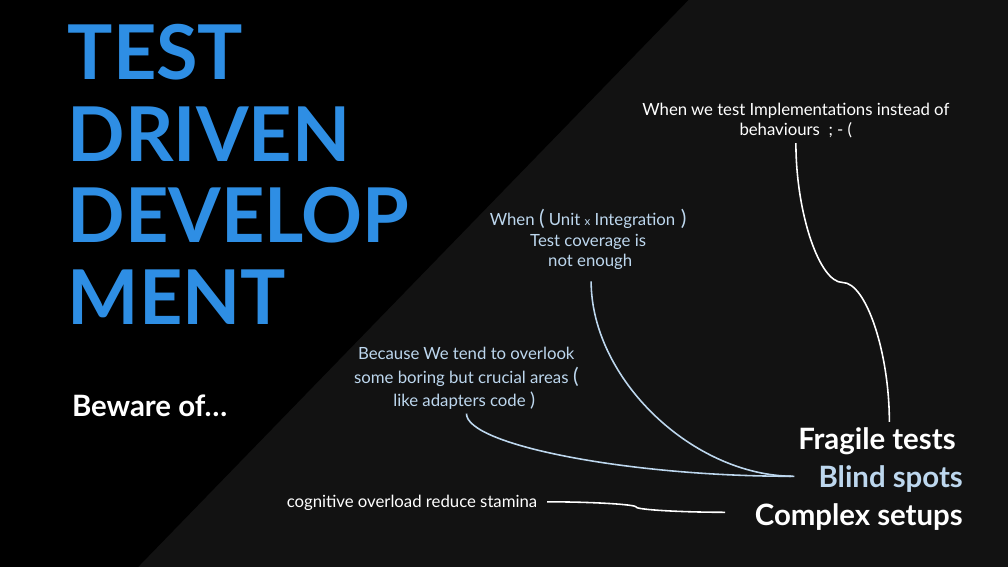
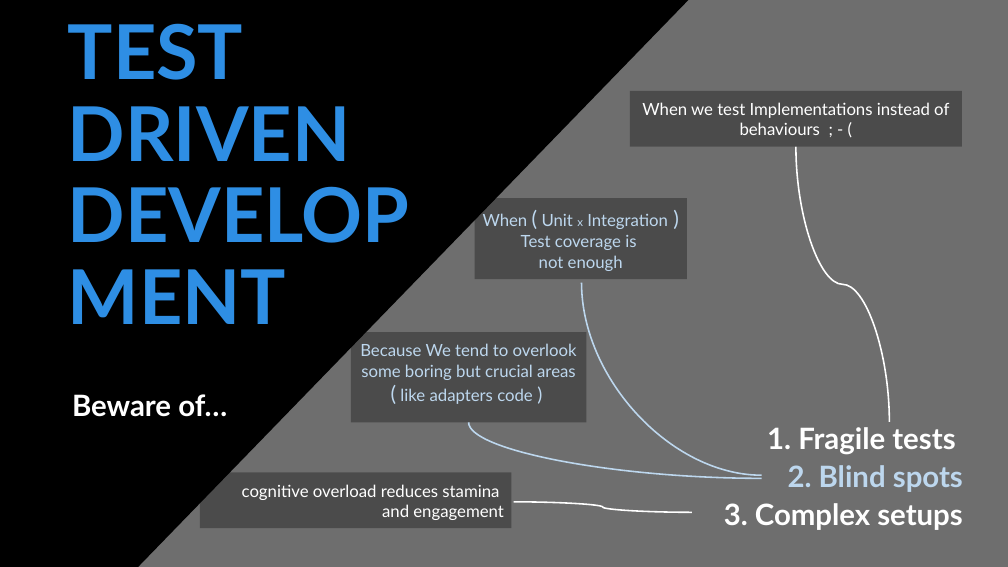
Before and after one commit to tpierrain/talk-outside-in-diamond-tdd, a slide deck: slide 5 of Outside-In-Diamond TDD.pptx. Drawn at 1008x567 pixels with LibreOffice and Linux fonts; fonts in the diff are those of the drawing; background and template pictures are left out; a plain dark background stands for a picture behind light text. Boxes give left, top, right and bottom in pixels: in the first picture for what was removed or moved away, otherwise in the second. Text is boxed around its words. In the diff, an @@ line names an element or a change of style, - is before the commit and + after.

```diff
--- a/Outside-In-Diamond TDD.pptx
+++ b/Outside-In-Diamond TDD.pptx
@@ rectangle: place and size @@
-rectangle at [95,0,1008,567]
+rectangle at [100,0,1008,567]
@@ rectangle "When we test Implementations instead ...": place and size @@
-rectangle "When we test Implementations instead ..." at [642,102,949,135]
+rectangle "When we test Implementations instead ..." at [630,91,962,147]
@@ curved line moved from (796, 143) - (889, 422) to (796, 147) - (889, 422) @@
@@ rectangle "When ( Unit x Integration ...": place and size @@
-rectangle "When ( Unit x Integration ..." at [490,212,676,269]
+rectangle "When ( Unit x Integration ..." at [475,198,687,279]
@@ curved line moved from (591, 281) - (795, 476) to (582, 283) - (761, 476) @@
@@ rectangle "Because We tend to overlook ...": place and size @@
-rectangle "Because We tend to overlook ..." at [354,346,574,409]
+rectangle "Because We tend to overlook ..." at [351,332,587,422]
@@ curved line moved from (467, 414) - (791, 476) to (469, 423) - (761, 479) @@
@@ text at [724,427,963,530]: text changed @@
-Fragile tests
-Blind spots
-Complex setups
+1. Fragile tests
+2. Blind spots
+3. Complex setups
@@ fill none to #000000 at 31% opacity in 4 elements at [630,91,962,147], [351,332,587,422], [475,198,687,279], [200,473,511,529] @@
@@ rectangle "cognitive overload reduces stamina": place and size @@
-rectangle "cognitive overload reduces stamina" at [287,494,537,510]
+rectangle "cognitive overload reduces stamina" at [200,473,511,529]
@@ text in rectangle at [242,484,503,520]: text changed @@
-cognitive overload reduce stamina
+cognitive overload reduces stamina
+and engagement
@@ curved line moved from (547, 502) - (725, 513) to (513, 502) - (692, 513) @@
```
Also in this commit, not shown: 7 other slides changed.
